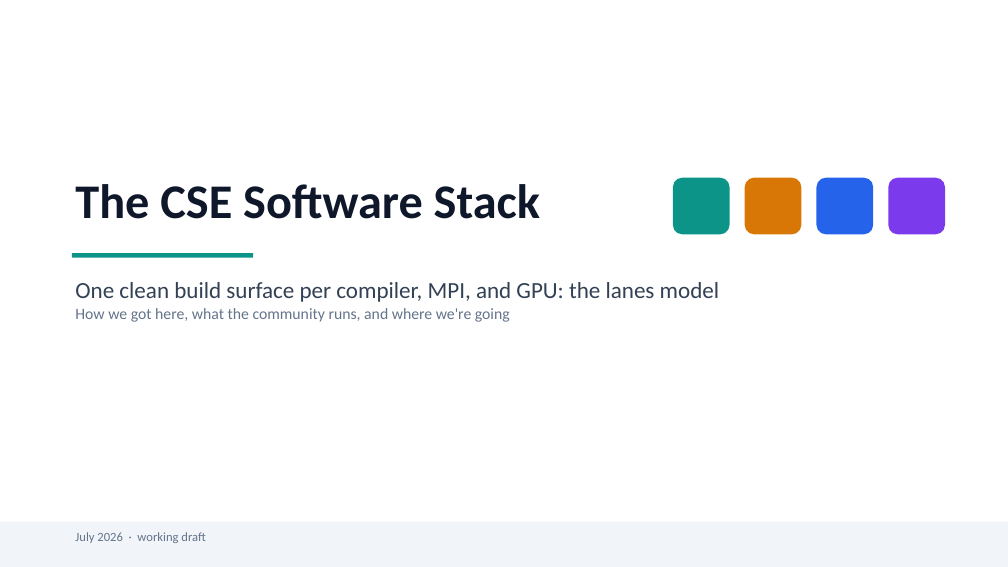
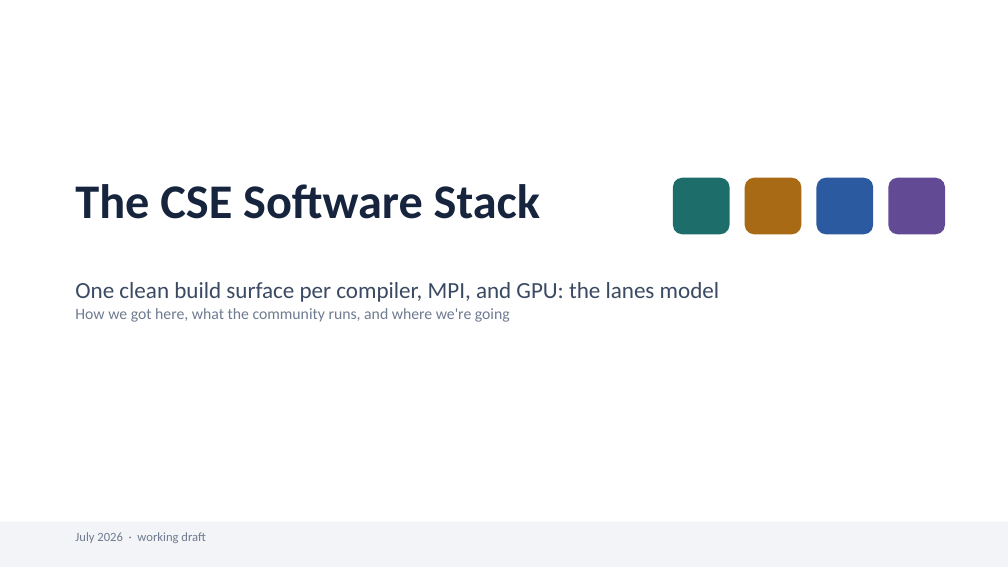
Before and after one commit to ray12514/stack-planning, a slide deck: slide 1 of presentations/cse_lanes_model.pptx. Drawn at 1008x567 pixels with LibreOffice and Linux fonts; fonts in the diff are those of the drawing. Boxes give left, top, right and bottom in pixels: in the first picture for what was removed or moved away, otherwise in the second. Text is boxed around its words. In the diff, an @@ line names an element or a change of style, - is before the commit and + after.

Commit message:
Deck: navy and gold palette, and drop the machine-design tells
The old palette was the Tailwind default color set verbatim, which is a
soft fingerprint of generated design, and the deck carried two stronger
ones: an accent rule under every title and coloured edge stripes on the
cards. The palette is now a hand-tuned navy and gold family in the HPCMP
direction, the title rule is gone, and the stripes are replaced by
colouring the card's own heading, which keeps the lane colour coding
without the stripe.

```diff
--- a/presentations/cse_lanes_model.pptx
+++ b/presentations/cse_lanes_model.pptx
@@ text "The CSE Software Stack" at <box>75,184,540,219</box>: text colour #0F172A to #16243D @@
@@ rounded rectangle added at <box>673,178,730,234</box>, fill #1D6E6A @@
@@ rounded rectangle at <box>745,178,802,234</box>: fill #0D9488 to #A86A14 @@
@@ rounded rectangle at <box>817,178,873,234</box>: fill #D97706 to #2C5AA0 @@
@@ 3 rounded rectangles: place and size @@
-3 rounded rectangles at <box>673,178,873,234</box>
+3 rounded rectangles at <box>745,178,945,234</box>
@@ rounded rectangle at <box>889,178,945,234</box>: fill #2563EB to #634A94 @@
@@ rounded rectangle removed at <box>889,178,945,234</box> @@
@@ rectangle removed at <box>72,253,253,258</box> @@
```
Also in this commit, not shown: 13 other slides changed, 1 other file.
